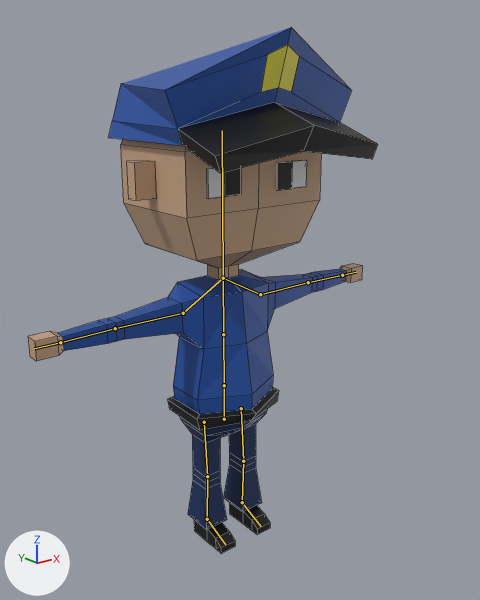
Before and after pictures for a commit that changed the Blender file Game Materials/3dmodel-characters.blend.
Rendered twice from a 50 mm camera at (-1.215, -1.603, 1.477) aimed at (0.007, -0.075, 0.866). Every picture has the same lights, and +X, +Y and +Z are marked at lower left. The bones that bend it are drawn over the model as lines. Mesh edges are drawn as thin lines.

The first picture shows 'Police', 'PoliceHat'.
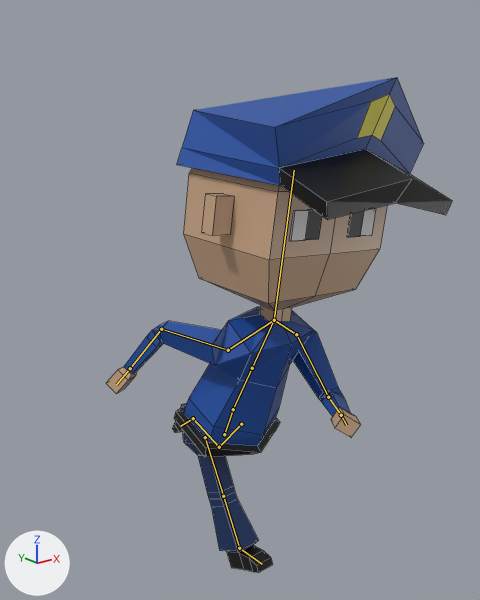
The newer file adds an action. The first version stands in its rest pose; the second is drawn at frame 12 of the action 'Run'.

Where the change shows, as pixel boxes [x1, y1, x2, y2] in the pictures (480 x 600 px):
'Police', posed (16% narrower)
    before: [28, 139, 362, 553]
    after: [106, 168, 387, 573]
'PoliceHat', posed
    before: [108, 27, 378, 173]
    after: [177, 77, 452, 220]
bone 'Root', root to tip
    before: (224, 419) to (224, 385)
    after: (224, 434) to (233, 409)
bone 'Spine1', root to tip
    before: (224, 385) to (223, 334)
    after: (233, 409) to (252, 368)
bone 'Head', root to tip
    before: (223, 278) to (222, 130)
    after: (274, 320) to (294, 170)
bone 'UpperArm.L', root to tip
    before: (260, 294) to (308, 282)
    after: (296, 334) to (328, 397)
bone 'LowerArm.L', root to tip
    before: (308, 282) to (342, 275)
    after: (328, 397) to (341, 415)
bone 'UpperArm.R', root to tip
    before: (183, 313) to (115, 328)
    after: (228, 350) to (161, 329)
bone 'LowerArm.R', root to tip
    before: (115, 328) to (60, 342)
    after: (161, 329) to (130, 368)

What the commit changed:
Bone 'Root' (bone_root) moves from (0.0, 0.0, 0.0) to (0.0, -0.059, 0.0).
Bone 'Root' (bone_root) turns from (0, 0, 0) to (23, 0, 0) degrees about its own x, y and z.
Bone 'Spine1' (bone_spine1) turns from (0, 0, 0) to (-1, 3, -8) degrees about its own x, y and z.
Bone 'Head' (bone_head) turns from (0, 0, 0) to (-20, 0, 0) degrees about its own x, y and z.
Bone 'UpperArm.L' (bone_upperarm_l) turns from (0, 0, 0) to (71, 13, -69) degrees about its own x, y and z.
Bone 'LowerArm.L' (bone_lowerarm_l) turns from (0, 0, 0) to (50, -15, -46) degrees about its own x, y and z.
Bone 'UpperArm.R' (bone_upperarm_r) turns from (0, 0, 0) to (-82, -27, 107) degrees about its own x, y and z.
Bone 'LowerArm.R' (bone_lowerarm_r) turns from (0, 0, 0) to (53, 28, -12) degrees about its own x, y and z.
Bone 'IKTarget.L' (bone_iktarget_l) moves from (0.0, 0.0, 0.0) to (0.0, 0.298, -0.211).
Bone 'IKTarget.L' (bone_iktarget_l) turns from (0, 0, 0) to (-120, 0, 0) degrees about its own x, y and z.
Bone 'IKTarget.R' (bone_iktarget_r) moves from (0.0, 0.0, 0.0) to (0.0, -0.219, 0.079).
Bone 'IKTarget.R' (bone_iktarget_r) turns from (0, 0, 0) to (26, 0, 0) degrees about its own x, y and z.
